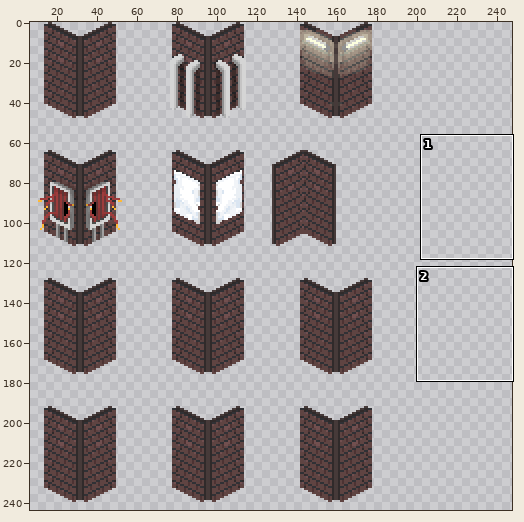
File history of a sprite sheet, src/resources/tilesetWalls32.gif. The picture above shows the old version from afar; the outline marks the close-up.
Close-up. First the earlier version:
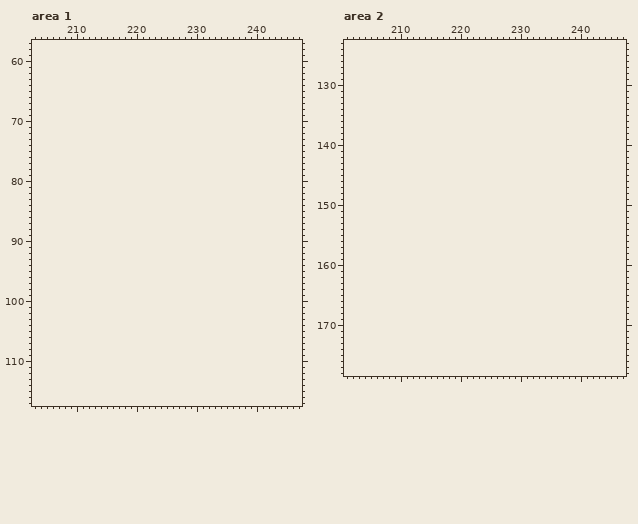
The file is 192x256 pixels. Colours within 5 levels of each other are drawn and written as one. Shown: area 1: x 203..247, y 57..117; area 2: x 201..247, y 123..178. The old version is drawn lined up with the new one, on the new canvas. The wide view leaves out empty margins. The commit also changed other parts of the picture, which this record leaves out.
Palette (. is transparent): 
Pixels before, area 1 (only the part around the change), first column x 203:
 57 ..........................................
 58 ..........................................
 59 ..........................................
 60 ..........................................
 61 ..........................................
 62 ..........................................
 63 ..........................................
 64 ..........................................
 65 ..........................................
 66 ..........................................
 67 ..........................................
 68 ..........................................
 69 ..........................................
 70 ..........................................
 71 ..........................................
 72 ..........................................
 73 ..........................................
 74 ..........................................
 75 ..........................................
 76 ..........................................
 77 ..........................................
 78 ..........................................
 79 ..........................................
 80 ..........................................
 81 ..........................................
 82 ..........................................
 83 ..........................................
 84 ..........................................
 85 ..........................................
 86 ..........................................
 87 ..........................................
 88 ..........................................
 89 ..........................................
 90 ..........................................
 91 ..........................................
 92 ..........................................
 93 ..........................................
 94 ..........................................
 95 ..........................................
 96 ..........................................
 97 ..........................................
 98 ..........................................
 99 ..........................................
100 ..........................................
101 ..........................................
102 ..........................................
103 ..........................................
104 ..........................................
105 ..........................................
106 ..........................................
107 ..........................................
108 ..........................................
109 ..........................................
110 ..........................................
111 ..........................................
112 ..........................................
113 ..........................................
114 ..........................................
115 ..........................................
116 ..........................................
117 ..........................................
Pixels before, area 2 (only the part around the change), first column x 201:
125 ...............................................
126 ...............................................
127 ...............................................
128 ...............................................
129 ...............................................
130 ...............................................
131 ...............................................
132 ...............................................
133 ...............................................
134 ...............................................
135 ...............................................
136 ...............................................
137 ...............................................
138 ...............................................
139 ...............................................
140 ...............................................
141 ...............................................
142 ...............................................
143 ...............................................
144 ...............................................
145 ...............................................
146 ...............................................
147 ...............................................
148 ...............................................
149 ...............................................
150 ...............................................
151 ...............................................
152 ...............................................
153 ...............................................
154 ...............................................
155 ...............................................
156 ...............................................
157 ...............................................
158 ...............................................
159 ...............................................
160 ...............................................
161 ...............................................
162 ...............................................
163 ...............................................
164 ...............................................
165 ...............................................
166 ...............................................
167 ...............................................
168 ...............................................
169 ...............................................
170 ...............................................
171 ...............................................
172 ...............................................
173 ...............................................
174 ...............................................
175 ...............................................
176 ...............................................
177 ...............................................
178 ...............................................
After:
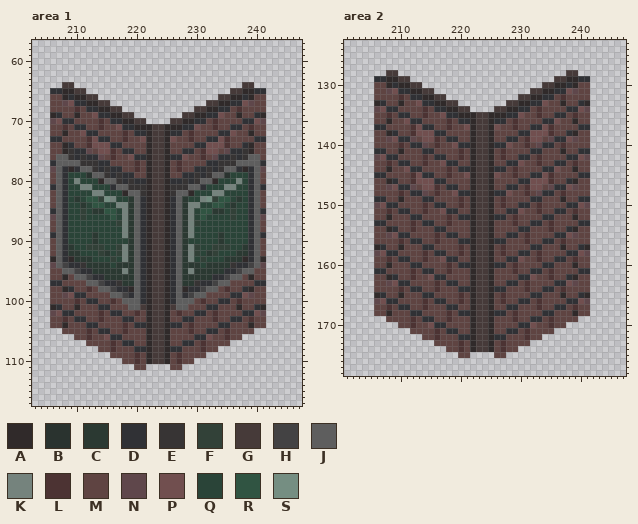
Colours new in this view: A #302a2a  B #2a332f  C #2b3932  D #303135  E #373434  F #324138  G #463a39  H #434243  J #5e5e5e  K #75837d  L #4c3333  M #5f4442  N #5f474b  P #714f4f  Q #2a4438  R #305442  S #758e82
The edit:
canvas 192x256 -> 256x256
Changed rows in their new state; - is an unchanged pixel.
Area 1:
first column x 206:
 64 --GG----------------------------GG--
 65 DDAAGG------------------------GGAADD
 66 MMADAAGG--------------------GGAADAMM
 67 MMNPDDAAGG----------------GGAADDPNMM
 68 MMMMLMDDAAGG------------GGAADDMLMMMM
 69 ADMMAMMPDDAAGG--------GGAADDPMMAMMDA
 70 NPDDMMMMLMDDAAGG----GGAADDMLMMMMDDPN
 71 MMLMDDMMLMMPDDAAAGGAAADDPMMLMMDDMLMM
 72 MMAMMPDDMMMMLMDDAGGADDMLMMMMDDPMMAMM
 73 DDMMMMLPDDMMLMMPAGGAPMMLMMDDPLMMMMDD
 74 MMADMMLPPPDDMMMMAGGAMMMMDDPPPLMMDAMM
 75 MMAEDDNMPPLMDDMMAGGAMMDDMLPPMNDDEAMM
 76 MJJEDEDDNMLMMPDDAGGADDPMMLMNDDEDEJJM
 77 DJJJJEEEDDMMMMLMAGGAMLMMMMDDEEEJJJJD
 78 NJDADJJEDEDDMMLMAGGAMLMMDDEDEJJDADJN
 79 MJDQQQBJJEDEDDMMAGGAMMDDEDEJJBQQQDJM
 80 MJDQKQQQAJJEDEDDAGGADDEDEJJAQQQKQDJM
 81 DJDQQKKQQQDJJEEEAGGAEEEJJDQQQKKQQDJD
 82 MJDQQQQKKQQQAJJEAGGAEJJAQQQKKQQQQDJM
 83 MJDQCQRRFSKQQCJDAGGADJCQQKSFRRQCQDJM
 84 MJDQQCQRRQQKKCJDAGGADJCKKQQRRQCQQDJM
 85 DJDQQFQCCRRQKCJDAGGADJCKQRRCCQFQQDJD
 86 NJDQQFQQQQRQKCJDAGGADJCKQRQQQQFQQDJN
 87 MJDQQQQQQQQFKCJDAGGADJCKFQQQQQQQQDJM
 88 MJDQQQQQQQQQKCJDAGGADJCKQQQQQQQQQDJM
 89 DJDQQQQCQQQQKCJDAGGADJCKQQQQCQQQQDJD
 90 MJDQQQQCQQQQQCJDAGGADJCQQQQQCQQQQDJM
 91 MJDCQQFFFQQFKCJDAGGADJCKFQQFFFQQCDJM
 92 MJDCCQQQFCQFKCJDAGGADJCKFQCFQQQCCDJM
 93 AJDACCCQQQFQKCJDAGGADJCKQFQQQCCCADJA
 94 NJHDDECCCCQCCCJDAGGADJCCCQCCCCEDDHJN
 95 MMJJHDDCCCCCKCJDAGGADJCKCCCCCDDHJJMM
 96 MMAMJJHDDCCCCCJDAGGADJCCCCCDDHJJMAMM
 97 DDMMMMJJHDDECCJDAGGADJCCEDDHJJMMMMDD
 98 MMADMMLMJJHDDAJDAGGADJADDHJJMLMMDAMM
 99 MMNPDDMMMMJJHDJDAGGADJDHJJMMMMDDPNMM
100 MMMMLMDDMMLMJJJDAGGADJJJMLMMDDMLMMMM
101 ADMMAMMMDDMMMJJGAGGAGJJMMMDDMMMAMMDA
102 NPDDMMMMLMDDMMLMAGGAMLMMDDMLMMMMDDPN
103 MMLMDDMMLMMMDDMMAGGAMMDDMMMLMMDDMLMM
104 MMAMMMDDMMMMLMDDAGGADDMLMMMMDDMMMAMM
105 --MMMMLMDDMMLMMMAGGAMMMLMMDDMLMMMM--
106 ----MMLMMPDDMMMMAGGAMMMMDDPMMLMM----
107 ------MMMMLMDDMMAGGAMMDDMLMMMM------
108 --------MMLMMMDDAGGADDMMMLMM--------
109 ----------MMMMLMAGGAMLMMMM----------
110 ------------MMLMAGGAMLMM------------
111 --------------MM----MM--------------
Area 2:
first column x 206:
128 --GG----------------------------GG--
129 DDAAGG------------------------GGAADD
130 MMADAAGG--------------------GGAADAMM
131 MMNPDDAAGG----------------GGAADDPNMM
132 MMMMLMDDAAGG------------GGAADDMLMMMM
133 ADMMAMMPDDAAGG--------GGAADDPMMAMMDA
134 NPDDMMMMLMDDAAGG----GGAADDMLMMMMDDPN
135 MMLMDDMMLMMPDDAAAGGAAADDPMMLMMDDMLMM
136 MMAMMPDDMMMMLMDDAGGADDMLMMMMDDPMMAMM
137 DDMMMMLPDDMMLMMPAGGAPMMLMMDDPLMMMMDD
138 MMADMMLPPPDDMMMMAGGAMMMMDDPPPLMMDAMM
139 MMNPDDNMPPLMDDMMAGGAMMDDMLPPMNDDPNMM
140 MMMMLMDDNMLMMPDDAGGADDPMMLMNDDMLMMMM
141 DDMMAMMMDDMMMMLMAGGAMLMMMMDDMMMAMMDD
142 NPDDMMMMLMDDMMLMAGGAMLMMDDMLMMMMDDPN
143 MMLMDDMMLMMPDDMMAGGAMMDDPMMLMMDDMLMM
144 MMAMMPDDMMMMLMDDAGGADDMLMMMMDDPMMAMM
145 DDMMMMLPDDMMLMMPAGGAPMMLMMDDPLMMMMDD
146 MMADMMLPPPDDMMMMAGGAMMMMDDPPPLMMDAMM
147 MMNPDDNMPPLMDDMMAGGAMMDDMLPPMNDDPNMM
148 MMMMLMDDNMLMMPDDAGGADDPMMLMNDDMLMMMM
149 DDMMAMMMDDMMMMLMAGGAMLMMMMDDMMMAMMDD
150 NPDDMMMMLMDDMMLMAGGAMLMMDDMLMMMMDDPN
151 MMLMDDMMLMMPDDMMAGGAMMDDPMMLMMDDMLMM
152 MMAMMMDDMMMMLMDDAGGADDMLMMMMDDMMMAMM
153 DDMMMMLMDDMMLMMMAGGAMMMLMMDDMLMMMMDD
154 MMADMMLMMMDDMMMMAGGAMMMMDDMMMLMMDAMM
155 MMNPDDMMMMLMDDMMAGGAMMDDMLMMMMDDPNMM
156 MMMMLMDDMMLMMMDDAGGADDMMMLMMDDMLMMMM
157 ADMMAMMMDDMMMMLMAGGAMLMMMMDDMMMAMMDA
158 NPDDMMMMLMDDMMLMAGGAMLMMDDMLMMMMDDPN
159 MMLMDDMMLMMPDDMMAGGAMMDDPMMLMMDDMLMM
160 MMAMMMDDMMMMLMDDAGGADDMLMMMMDDMMMAMM
161 DDMMMMLMDDMMLMMMAGGAMMMLMMDDMLMMMMDD
162 MMADMMLMMPDDMMMMAGGAMMMMDDPMMLMMDAMM
163 MMNPDDMMMMLMDDMMAGGAMMDDMLMMMMDDPNMM
164 MMMMLMDDMMLMMMDDAGGADDMMMLMMDDMLMMMM
165 ADMMAMMMDDMMMMLMAGGAMLMMMMDDMMMAMMDA
166 NPDDMMMMLMDDMMLMAGGAMLMMDDMLMMMMDDPN
167 MMLMDDMMLMMMDDMMAGGAMMDDMMMLMMDDMLMM
168 MMAMMMDDMMMMLMDDAGGADDMLMMMMDDMMMAMM
169 --MMMMLMDDMMLMMMAGGAMMMLMMDDMLMMMM--
170 ----MMLMMPDDMMMMAGGAMMMMDDPMMLMM----
171 ------MMMMLMDDMMAGGAMMDDMLMMMM------
172 --------MMLMMMDDAGGADDMMMLMM--------
173 ----------MMMMLMAGGAMLMMMM----------
174 ------------MMLMAGGAMLMM------------
175 --------------MM----MM--------------
Where, in picture pixels (left, top, right, bottom), the same in both close-ups:
added: (50, 82, 266, 370)
added: (374, 70, 590, 358)
